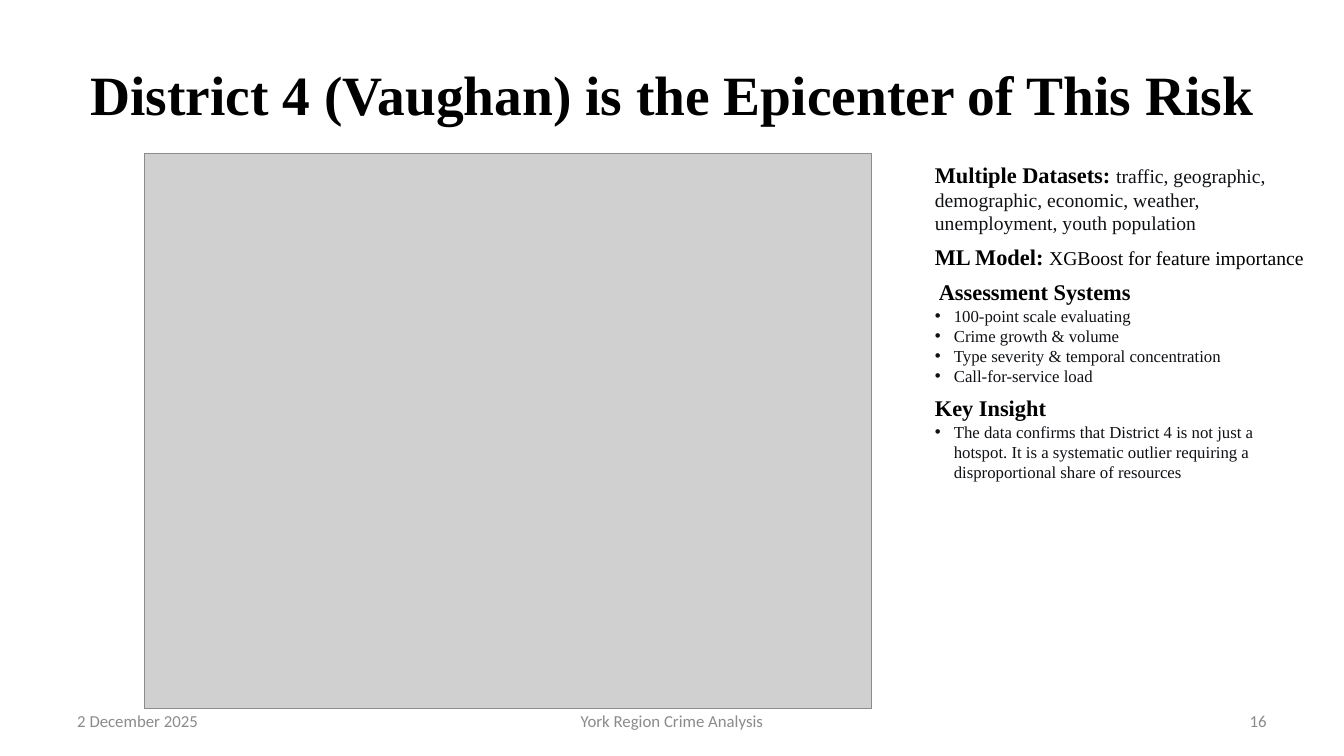
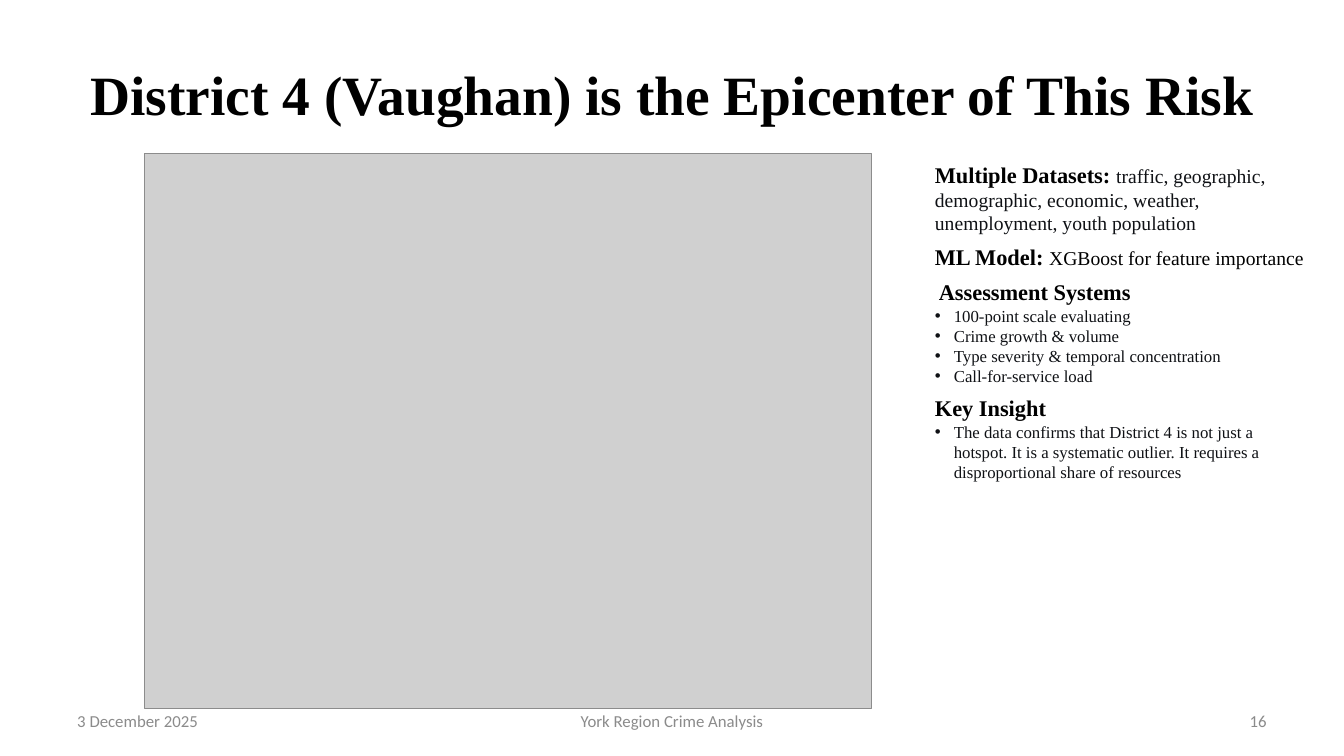
Before and after one commit to fuxima/YRP, a slide deck: slide 16 of YorkRegionCrimeAnalysis_presentation.pptx. Drawn at 1344x756 pixels with LibreOffice and Linux fonts; fonts in the diff are those of the drawing; grey boxes stand for pictures; background and template pictures are left out. Boxes give left, top, right and bottom in pixels: in the first picture for what was removed or moved away, otherwise in the second. Text is boxed around its words. In the diff, an @@ line names an element or a change of style, - is before the commit and + after.

```diff
--- a/YorkRegionCrimeAnalysis_presentation.pptx
+++ b/YorkRegionCrimeAnalysis_presentation.pptx
@@ text at bbox=[954, 426, 1259, 482]: text changed @@
-• The data confirms that District 4 is not just a hotspot. It is a systematic outlier requiring a disproportional share of resources
+• The data confirms that District 4 is not just a hotspot. It is a systematic outlier. It requires a disproportional share of resources
@@ text at bbox=[77, 715, 198, 727]: text changed @@
-2 December 2025
+3 December 2025
```
Also in this commit, not shown: 26 other slides changed.
